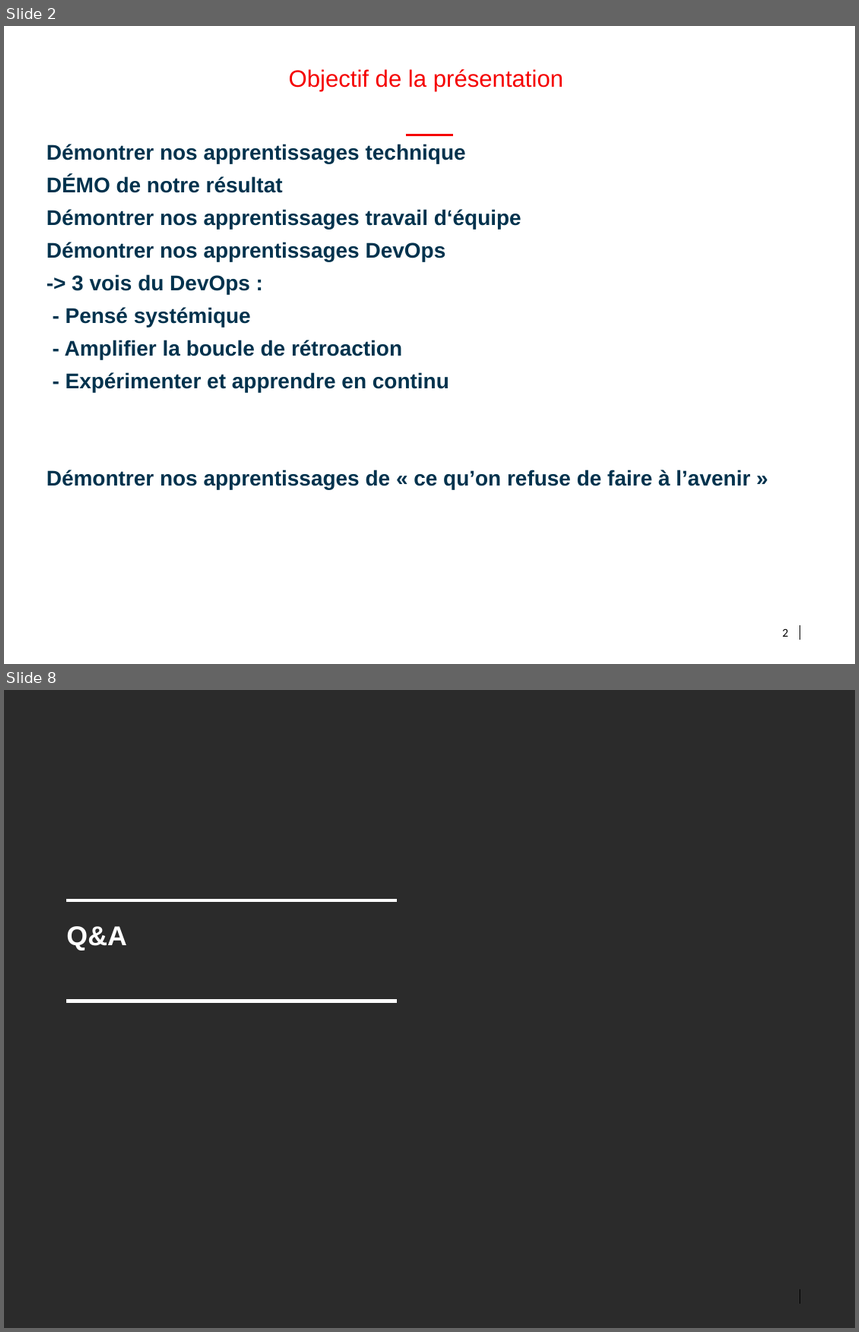
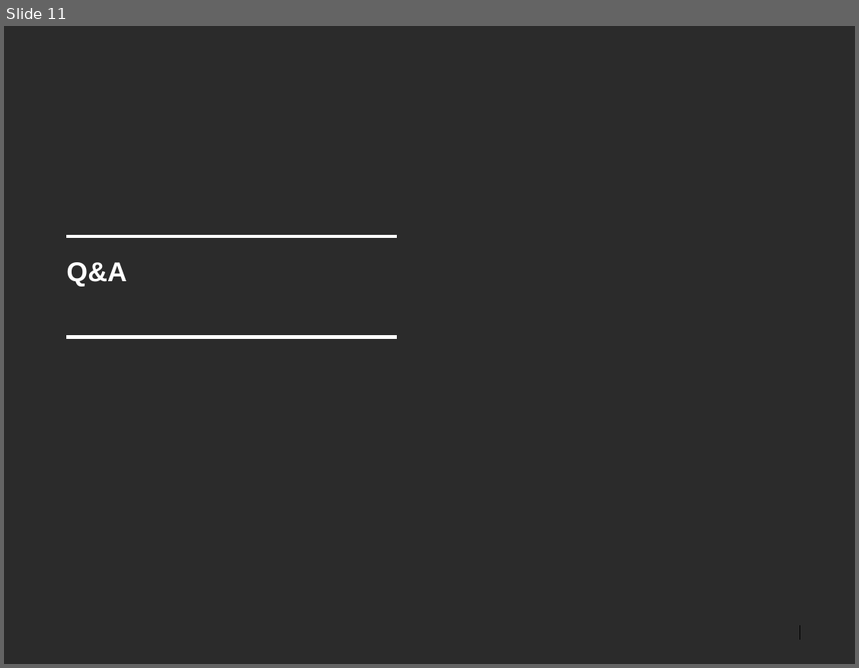
Before and after one commit to bnclab13/devops, a slide deck: doc/Presentation.pptx. Shown one above the other, each under a label of ours: slides 2 and 8 before the commit, slide 11 after it; the slides between them are not shown. The pictures are 859x1332 and 859x668 pixels, drawn with LibreOffice and Linux fonts; fonts in the diff are those of the drawing; background and template pictures are left out; a plain dark background stands for a picture behind light text. Boxes give left, top, right and bottom in pixels: in the first picture for what was removed or moved away, otherwise in the second. Text is boxed around its words. In the diff, an @@ line names an element or a change of style, - is before the commit and + after.

```diff
--- a/doc/Presentation.pptx
+++ b/doc/Presentation.pptx
@@ slide 2 removed at (4, 26, 855, 664), background #FFFFFF; not listed: 2 template elements that a slide beside it also shows @@
@@ title removed at (289, 69, 563, 91) @@
-Objectif de la présentation
@@ line removed from (406, 135) to (453, 135) @@
@@ text removed at (47, 144, 750, 490) @@
-Démontrer nos apprentissages technique
-DÉMO de notre résultat
-Démontrer nos apprentissages travail d‘équipe
-Démontrer nos apprentissages DevOps
--> 3 vois du DevOps :
-- Pensé systémique
-- Amplifier la boucle de rétroaction
-- Expérimenter et apprendre en continu
-Démontrer nos apprentissages de « ce qu’on refuse de faire à l’avenir »
@@ page number removed at (782, 629, 788, 637) @@
-2
@@ what was slide 8 is now slide 11 @@
```
Also in this commit, not shown: 3 slides changed, 7 slides added, 3 other slides removed.
